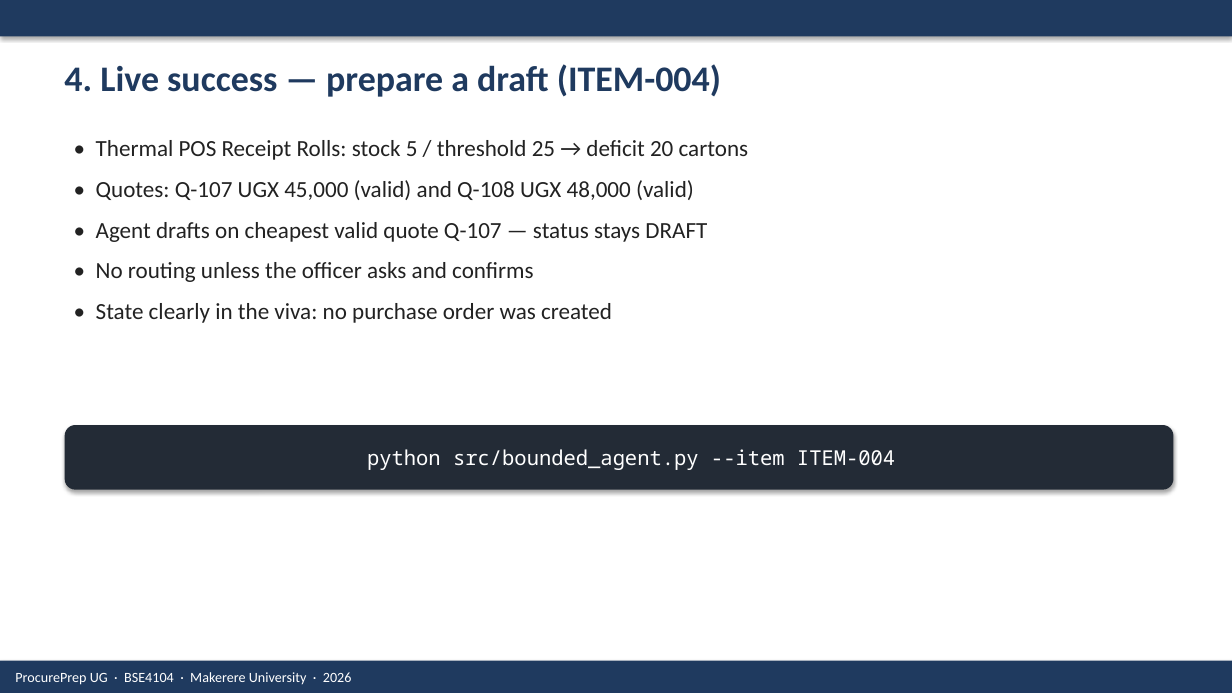
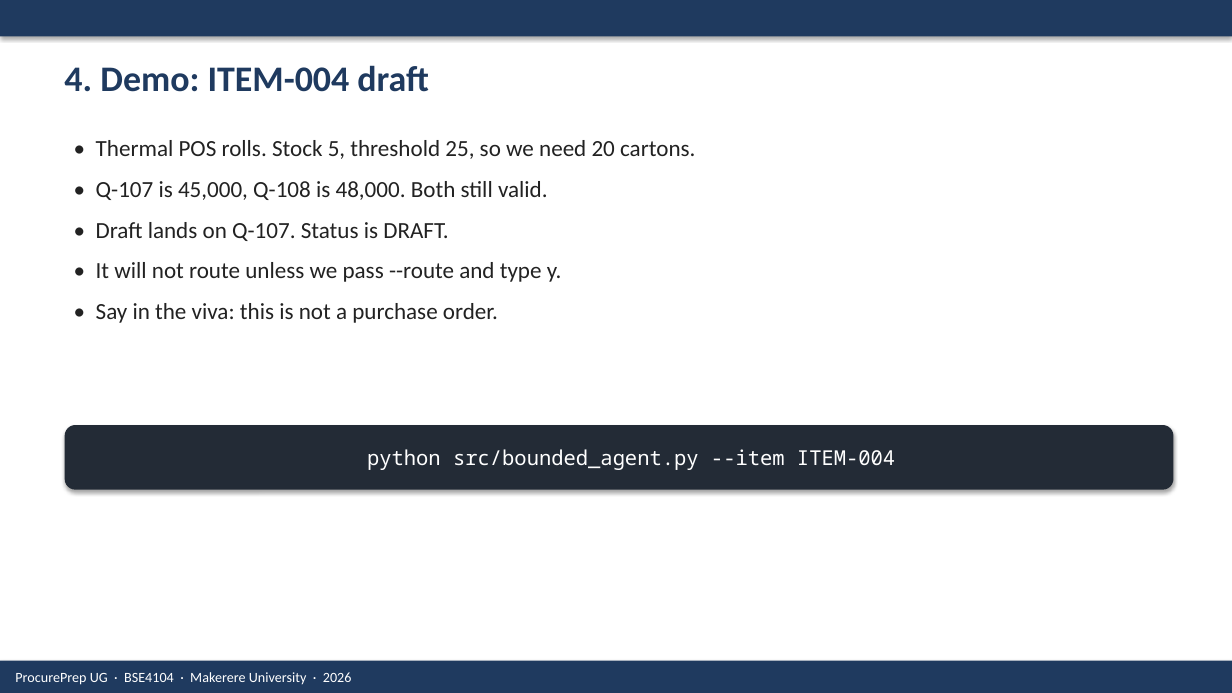
Before and after one commit to AINEMBABAZI-KIIZA-DAVIS/BSE4104_Capstone, a slide deck: slide 5 of docs/ProcurePrep UG Final Presentation.pptx. Drawn at 1232x693 pixels with LibreOffice and Linux fonts; fonts in the diff are those of the drawing. Boxes give left, top, right and bottom in pixels: in the first picture for what was removed or moved away, otherwise in the second. Text is boxed around its words. In the diff, an @@ line names an element or a change of style, - is before the commit and + after.

Commit message:
feat: connect live procurement backend and evaluation flow

```diff
--- a/docs/ProcurePrep UG Final Presentation.pptx
+++ b/docs/ProcurePrep UG Final Presentation.pptx
@@ text at [64,65,429,92]: text changed @@
-4. Live success — prepare a draft (ITEM-004)
+4. Demo: ITEM-004 draft
@@ text at [96,140,695,323]: text changed @@
-• Thermal POS Receipt Rolls: stock 5 / threshold 25 → deficit 20 cartons
-• Quotes: Q-107 UGX 45,000 (valid) and Q-108 UGX 48,000 (valid)
-• Agent drafts on cheapest valid quote Q-107 — status stays DRAFT
-• No routing unless the officer asks and confirms
-• State clearly in the viva: no purchase order was created
+• Thermal POS rolls. Stock 5, threshold 25, so we need 20 cartons.
+• Q-107 is 45,000, Q-108 is 48,000. Both still valid.
+• Draft lands on Q-107. Status is DRAFT.
+• It will not route unless we pass --route and type y.
+• Say in the viva: this is not a purchase order.
```
Also in this commit, not shown: 8 other slides changed, 1 slide added, 1 slide removed, 29 other files.
